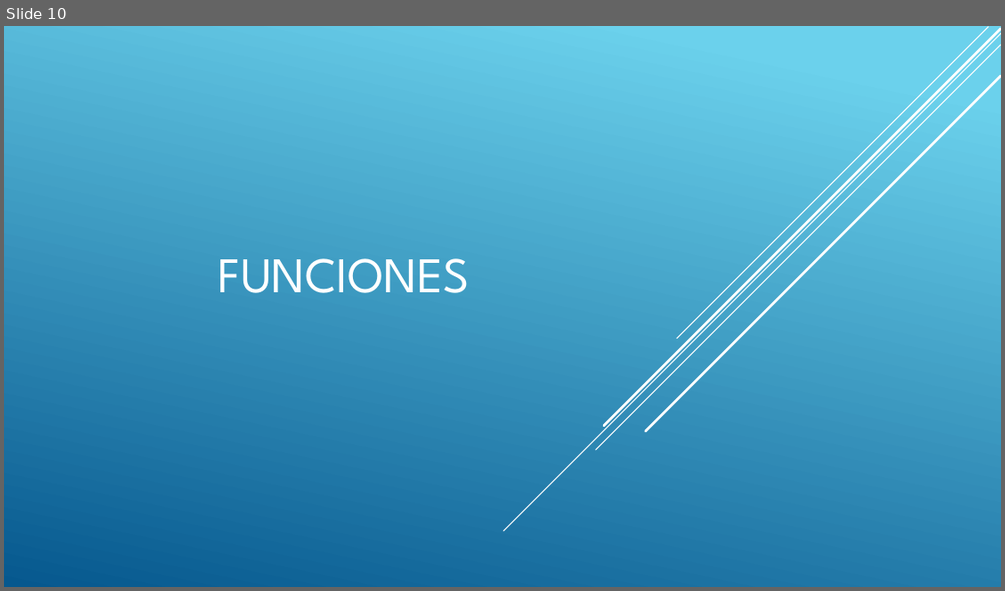
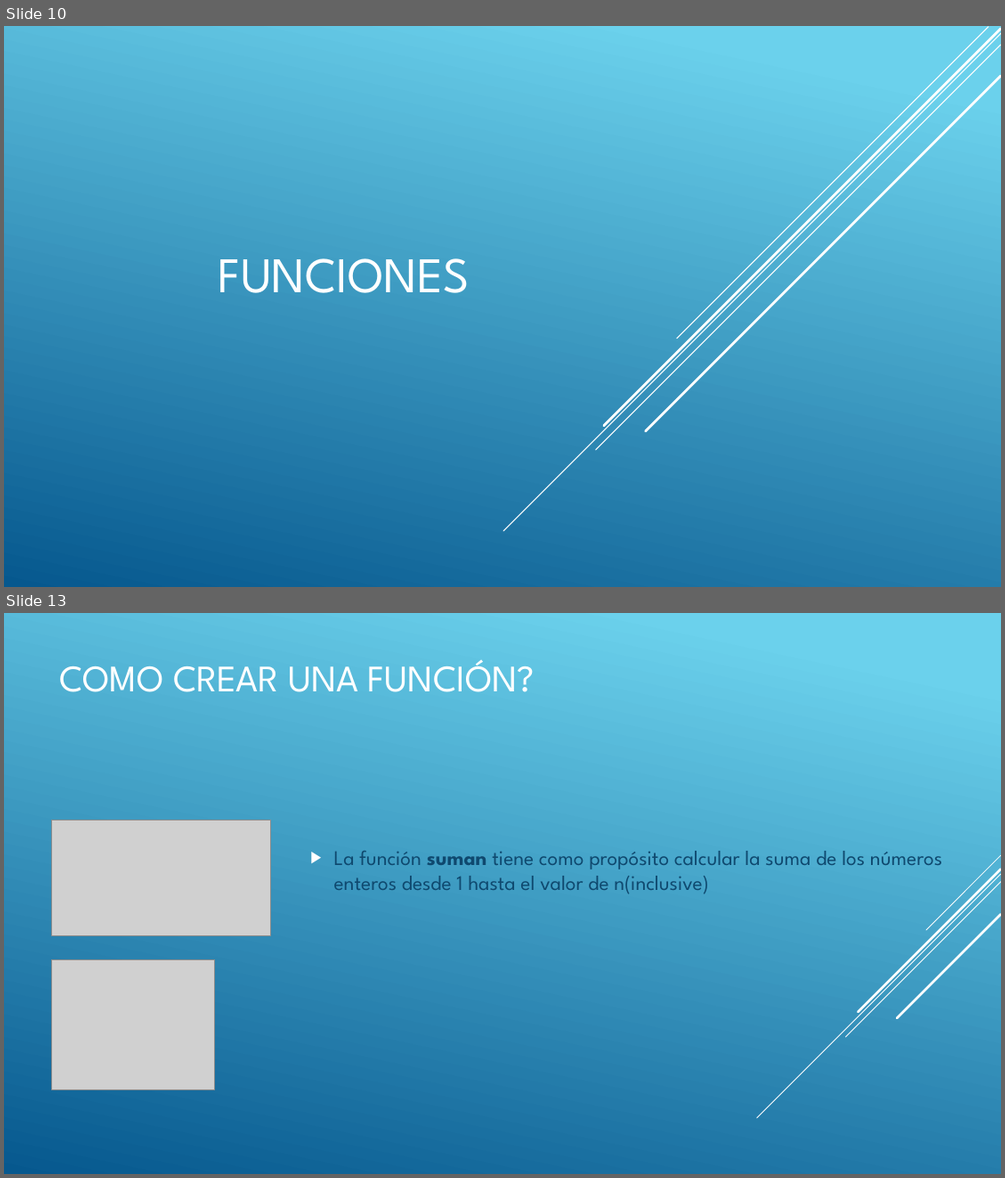
Before and after one commit to DPrietoRazola/R-DataScience, a slide deck: 2-Estructuras de Control de Flujo y Funciones.pptx. Shown one above the other, each under a label of ours: slide 10 before the commit, slides 10 and 13 after it; the slides between them are not shown. The pictures are 1005x591 and 1005x1178 pixels, drawn with LibreOffice and Linux fonts; fonts in the diff are those of the drawing; grey boxes stand for pictures. Boxes give left, top, right and bottom in pixels: in the first picture for what was removed or moved away, otherwise in the second. Text is boxed around its words. In the diff, an @@ line names an element or a change of style, - is before the commit and + after.

```diff
--- a/2-Estructuras de Control de Flujo y Funciones.pptx
+++ b/2-Estructuras de Control de Flujo y Funciones.pptx
@@ slide 13 added at bbox=[4, 613, 1001, 1174], background gradient #6ED2EB to #06588E @@
@@ title added at bbox=[59, 659, 534, 692], 36 pt, text #FFFFFF @@
+COMO CREAR UNA FUNCIÓN?
@@ picture added at bbox=[52, 819, 271, 935] @@
@@ text added at bbox=[334, 851, 942, 894], 20 pt, text #0F496F @@
+▶ La función suman tiene como propósito calcular la suma de los números enteros desde 1 hasta el valor de n(inclusive)
@@ group added at bbox=[757, 855, 1001, 1118]: 5 lines @@
@@ picture added at bbox=[52, 959, 215, 1089] @@
```
Also in this commit, not shown: 3 slides changed, 6 other slides added.
